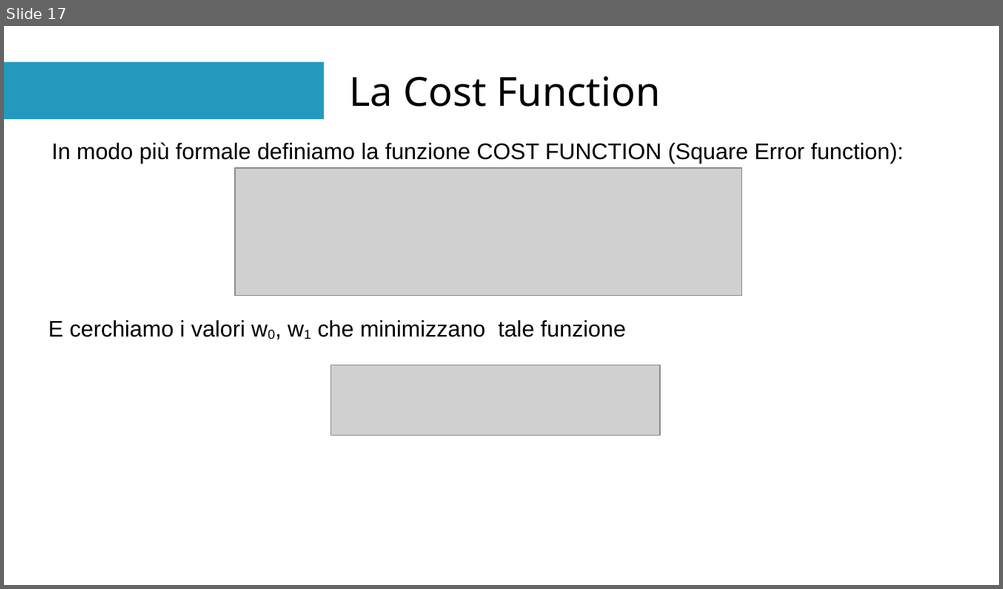
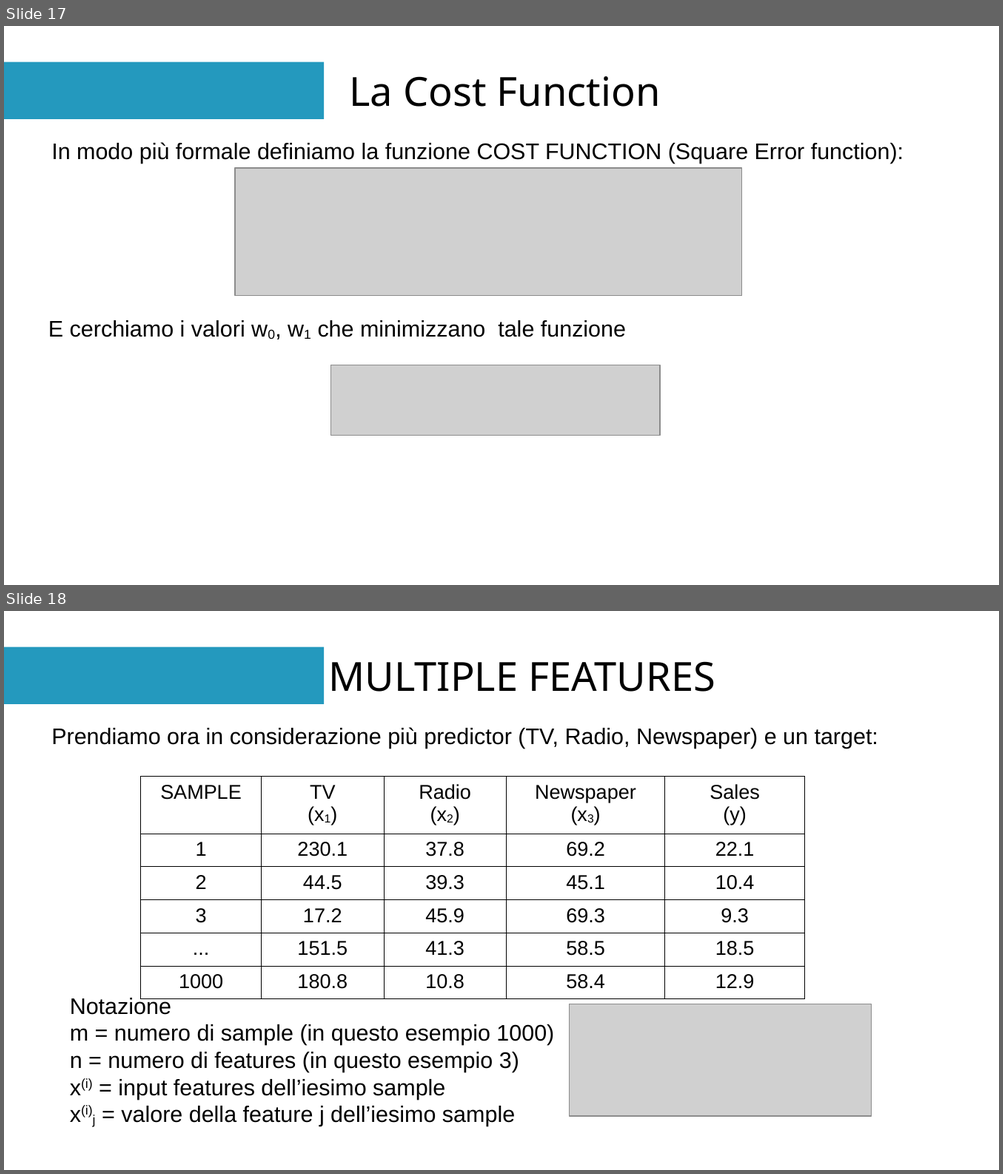
Before and after one commit to pal-dev-labs/Artificial-Intelligence-with-Python, a slide deck: presentazioni/AI-with-Python-lezione-8.odp. Shown one above the other, each under a label of ours: slide 17 before the commit, slides 17 and 18 after it. The pictures are 1003x589 and 1003x1174 pixels, drawn with LibreOffice and Linux fonts; fonts in the diff are those of the drawing; grey boxes stand for pictures. Boxes give left, top, right and bottom in pixels: in the first picture for what was removed or moved away, otherwise in the second. Text is boxed around its words. In the diff, an @@ line names an element or a change of style, - is before the commit and + after.

```diff
--- a/presentazioni/AI-with-Python-lezione-8.odp
+++ b/presentazioni/AI-with-Python-lezione-8.odp
@@ slide 18 added at (4, 611, 999, 1170), background #FFFFFF; not listed: 1 template element that a slide beside it also shows @@
@@ title added at (329, 661, 716, 692), 32 pt, text #000000 @@
+MULTIPLE FEATURES
@@ text added at (51, 727, 878, 749), 18 pt, text #000000 @@
+Prendiamo ora in considerazione più predictor (TV, Radio, Newspaper) e un target:
@@ table added at (140, 777, 805, 992), 6 rows, 5 columns @@
+SAMPLE | TV / (x1) | Radio / (x2) | Newspaper / (x3) | Sales / (y)
+1 | 230.1 | 37.8 | 69.2 | 22.1
+2 | 44.5 | 39.3 | 45.1 | 10.4
+3 | 17.2 | 45.9 | 69.3 | 9.3
+... | 151.5 | 41.3 | 58.5 | 18.5
+1000 | 180.8 | 10.8 | 58.4 | 12.9
@@ text added at (70, 997, 554, 1127), 18 pt, text #000000 @@
+Notazione
+m = numero di sample (in questo esempio 1000)
+n = numero di features (in questo esempio 3)
+x(i) = input features dell’iesimo sample
+x(i)j = valore della feature j dell’iesimo sample
@@ picture added at (569, 1005, 871, 1116) @@
```
Also in this commit, not shown: 2 slides changed, 1 other slide added, 7 other files.
